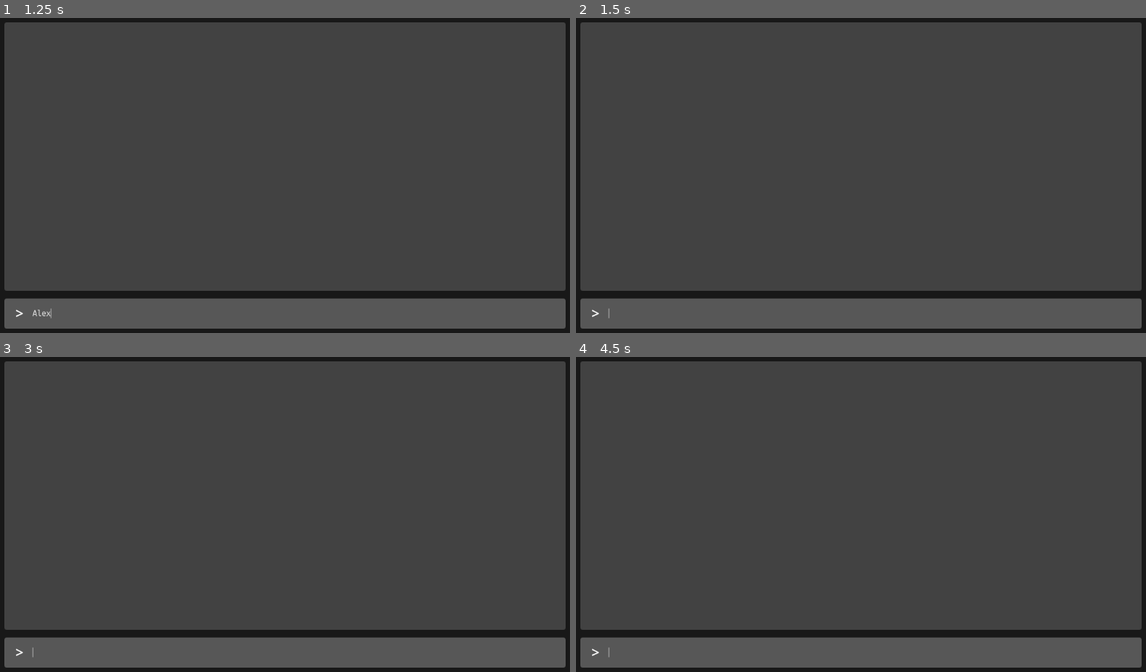
Above: before the commit, frames 1-4 (two rows, left to right).
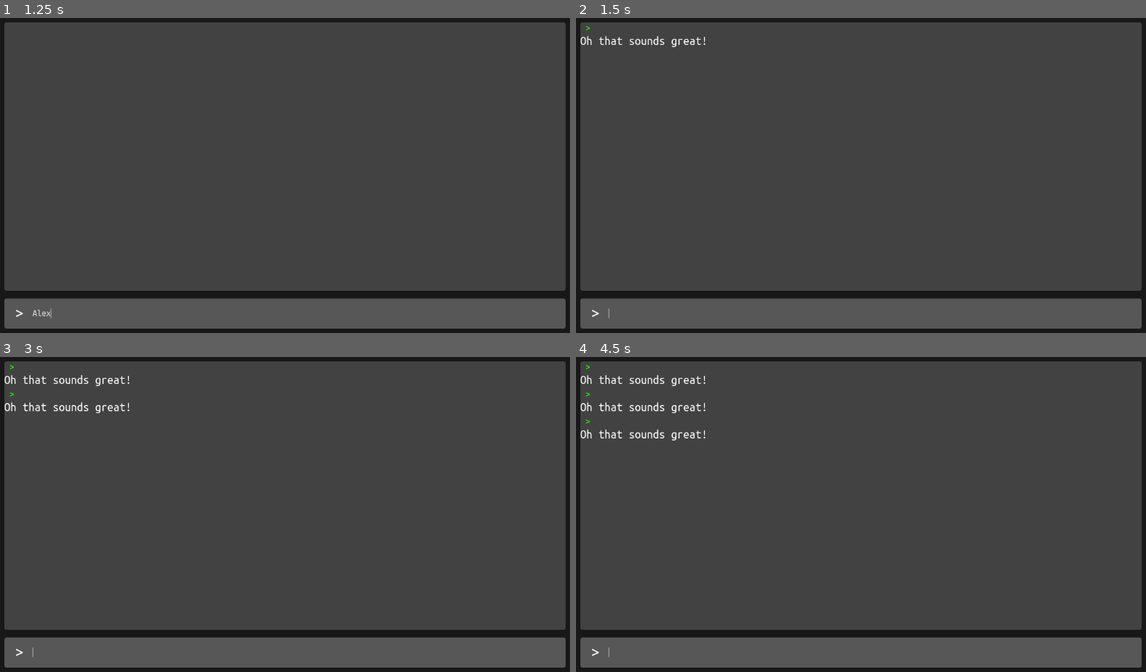
Above: after the commit, the same moments.

Repository: AkIszler/firstRPGGame
Game: Godot game, scene res://scenes/main_game.tscn
Same seed, same stepped clock (60 frames per second), same inputs: the game is played once before the commit and once after it. Before the commit the project starts from res://main_game.tscn.
Inputs (mouse positions are in pixels of both pictures, inside the frame that each line leads up to):
- Up to frame 1 (1.25 s): click (296, 314) at 0.52 s; type "Alex" at 0.6 s
- Up to frame 2 (1.5 s): tap Enter at 1.25 s
- Up to frame 3 (3 s): tap Space at 2 s; tap Enter at 2.75 s
- Up to frame 4 (4.5 s): tap Space at 3.5 s; tap Enter at 4.25 s

Frame 1 is identical in both runs. In frame 2, 0.2% of the frame differs, in the area x 0-23%, y 2-10%; in frame 3, 0.5%; in frame 4, 0.7%, in the area x 0-23%, y 2-27%.

Commit message:
finish main game input functions

Diff:
--- /dev/null
+++ b/FontTheams/Ubuntu_24_reg.tres
@@ -0,0 +1,8 @@
+[gd_resource type="Theme" load_steps=2 format=3 uid="uid://d2rqp0rit7ww6"]
+
+[ext_resource type="FontFile" uid="uid://de64tnmnphsmf" path="res://Fonts/UbuntuMono-Regular.ttf" id="1_cmxu7"]
+
+[resource]
+resource_local_to_scene = true
+default_font = ExtResource("1_cmxu7")
+default_font_size = 24
--- a/Ubu_mono_16.tres
+++ /dev/null
@@ -1,9 +0,0 @@
-[gd_resource type="FontFile" format=3 uid="uid://bdq1tr2pt4qpx"]
-
-[resource]
-cache/0/16/0/ascent = 0.0
-cache/0/16/0/descent = 0.0
-cache/0/16/0/underline_position = 0.0
-cache/0/16/0/underline_thickness = 0.0
-cache/0/16/0/scale = 1.0
-cache/0/16/0/kerning_overrides/16/0 = Vector2(0, 0)
--- a/main_game.gd
+++ /dev/null
@@ -1,6 +0,0 @@
-extends Control
-
-
-func _on_user_input_text_submitted(new_text:String):
-
-	print(new_text)
--- a/project.godot
+++ b/project.godot
@@ -11,7 +11,7 @@
 [application]
 
 config/name="RpgIsland"
-run/main_scene="res://main_game.tscn"
+run/main_scene="res://scenes/main_game.tscn"
 config/features=PackedStringArray("4.2", "GL Compatibility")
 config/icon="res://icon.svg"
 
--- /dev/null
+++ b/scenes/input_response.tscn
@@ -0,0 +1,18 @@
+[gd_scene load_steps=2 format=3 uid="uid://d8fsdgp5qt81"]
+
+[ext_resource type="Theme" uid="uid://d2rqp0rit7ww6" path="res://FontTheams/Ubuntu_24_reg.tres" id="1_ap3vs"]
+
+[node name="inputResponse" type="VBoxContainer"]
+
+[node name="userHistory" type="Label" parent="."]
+layout_mode = 2
+theme = ExtResource("1_ap3vs")
+theme_override_colors/font_color = Color(0.176, 0.96, 0, 1)
+theme_override_colors/font_outline_color = Color(0, 0, 0, 1)
+theme_override_font_sizes/font_size = 20
+text = " > "
+
+[node name="userResponse" type="Label" parent="."]
+layout_mode = 2
+theme = ExtResource("1_ap3vs")
+text = "Oh that sounds great!"
--- a/main_game.tscn
+++ b/scenes/main_game.tscn
@@ -1,14 +1,14 @@
 [gd_scene load_steps=10 format=3 uid="uid://b3qjwtpg85xs6"]
 
-[ext_resource type="Script" path="res://main_game.gd" id="1_g4xu0"]
-[ext_resource type="FontFile" uid="uid://de64tnmnphsmf" path="res://Fonts/UbuntuMono-Regular.ttf" id="1_jc4hc"]
-[ext_resource type="Script" path="res://userInput.gd" id="2_7lojc"]
+[ext_resource type="Script" path="res://scripts/main_game.gd" id="1_btd5m"]
+[ext_resource type="FontFile" uid="uid://de64tnmnphsmf" path="res://Fonts/UbuntuMono-Regular.ttf" id="2_ph74p"]
+[ext_resource type="Script" path="res://scripts/userInput.gd" id="3_02u73"]
 
 [sub_resource type="StyleBoxFlat" id="StyleBoxFlat_5fohg"]
 bg_color = Color(0.0962047, 0.0962048, 0.0962047, 1)
 
 [sub_resource type="Theme" id="Theme_2paew"]
-default_font = ExtResource("1_jc4hc")
+default_font = ExtResource("2_ph74p")
 default_font_size = 16
 
 [sub_resource type="StyleBoxFlat" id="StyleBoxFlat_ieyeh"]
@@ -39,7 +39,7 @@
 anchor_bottom = 1.0
 grow_horizontal = 2
 grow_vertical = 2
-script = ExtResource("1_g4xu0")
+script = ExtResource("1_btd5m")
 
 [node name="background" type="PanelContainer" parent="."]
 layout_mode = 1
@@ -67,6 +67,16 @@
 theme = SubResource("Theme_2paew")
 theme_override_styles/panel = SubResource("StyleBoxFlat_ieyeh")
 
+[node name="historyMargin" type="MarginContainer" parent="background/margin/Rows/gameInfo"]
+layout_mode = 2
+
+[node name="historyScroll" type="ScrollContainer" parent="background/margin/Rows/gameInfo/historyMargin"]
+layout_mode = 2
+horizontal_scroll_mode = 0
+
+[node name="HistoryRow" type="VBoxContainer" parent="background/margin/Rows/gameInfo/historyMargin/historyScroll"]
+layout_mode = 2
+
 [node name="inputArea" type="PanelContainer" parent="background/margin/Rows"]
 custom_minimum_size = Vector2(0, 60)
 layout_mode = 2
@@ -84,12 +94,12 @@
 [node name="userInput" type="LineEdit" parent="background/margin/Rows/inputArea/HBoxContainer"]
 layout_mode = 2
 size_flags_horizontal = 3
-theme_override_fonts/font = ExtResource("1_jc4hc")
+theme_override_fonts/font = ExtResource("2_ph74p")
 theme_override_font_sizes/font_size = 18
 theme_override_styles/normal = SubResource("StyleBoxEmpty_2nphx")
 theme_override_styles/focus = SubResource("StyleBoxEmpty_jxw61")
 max_length = 100
-script = ExtResource("2_7lojc")
+script = ExtResource("3_02u73")
 
-[connection signal="text_submitted" from="background/margin/Rows/inputArea/HBoxContainer/userInput" to="." method="_on_user_input_text_submitted"]
+[connection signal="text_submitted" from="background/margin/Rows/inputArea/HBoxContainer/userInput" to="." method="_input_text_submitted"]
 [connection signal="text_submitted" from="background/margin/Rows/inputArea/HBoxContainer/userInput" to="background/margin/Rows/inputArea/HBoxContainer/userInput" method="_on_text_submitted"]
--- /dev/null
+++ b/scripts/main_game.gd
@@ -0,0 +1,13 @@
+extends Control
+
+
+const InputRespose = preload("res://scenes/input_response.tscn")
+
+@onready var history_rows = $background/margin/Rows/gameInfo/historyMargin/historyScroll/HistoryRow
+
+
+func _input_text_submitted(new_text: String) -> void:
+	print(new_text) # for debugging
+
+	var inputResponse = InputRespose.instantiate()
+	history_rows.add_child(inputResponse)
--- a/userInput.gd
+++ b/scripts/userInput.gd
@@ -6,9 +6,5 @@
 	grab_focus()
 
 
-# Called every frame. 'delta' is the elapsed time since the previous frame.
-# func _process(delta: float) -> void:
-# 	grab_focus()
-
 func _on_text_submitted(new_text:String):
 	clear()
Not shown, added: scenes/maiD6AF.tmp
